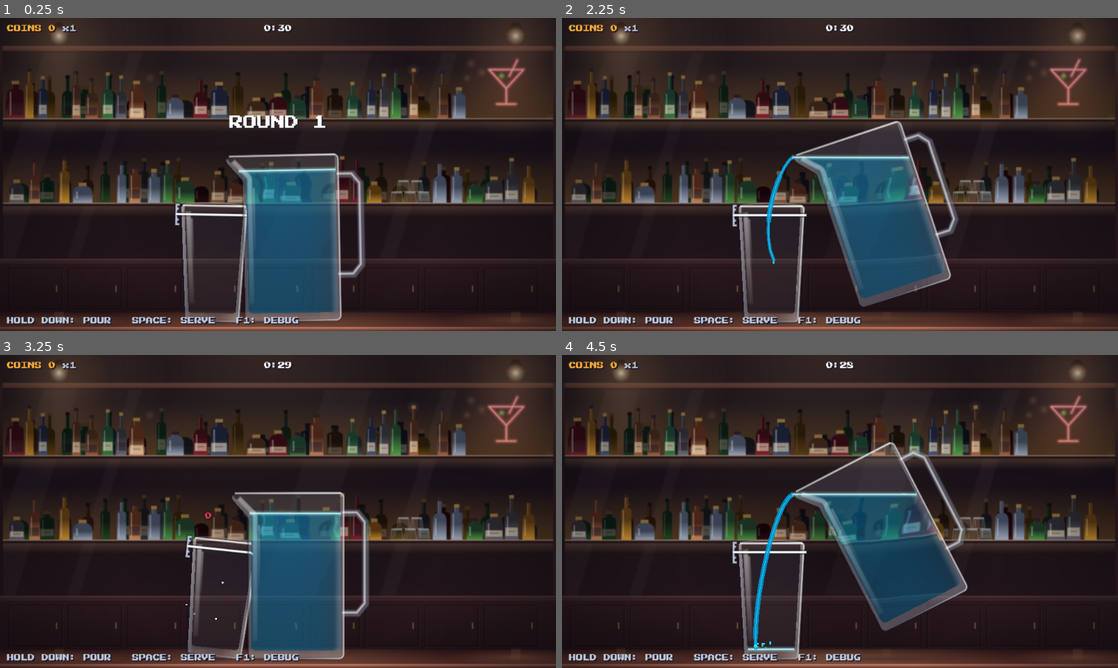
Above: before the commit, frames 1-4 (two rows, left to right).
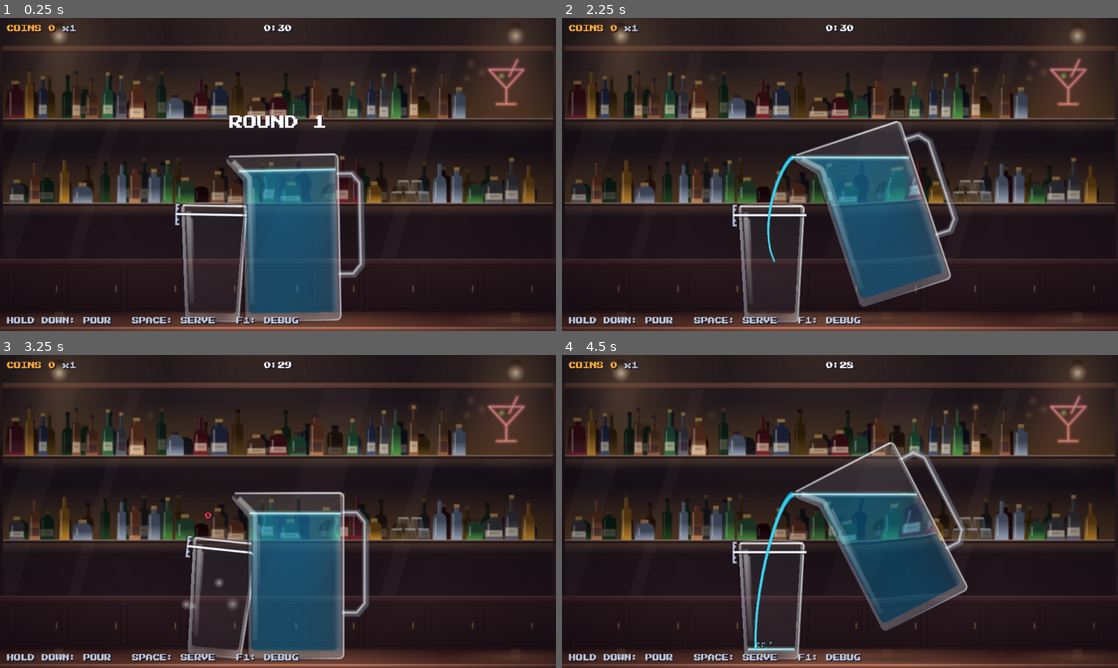
Above: after the commit, the same moments.

Repository: mihai-molnar/pour-game
Game: Godot game, scene res://main.tscn
Same seed, same stepped clock (60 frames per second), same inputs: the game is played once before the commit and once after it.
Inputs:
- Up to frame 1 (0.25 s): no input
- Up to frame 2 (2.25 s): tap Space at 0.77, 1.52 s; hold Down 1.28-2.03 s
- Up to frame 3 (3.25 s): tap Space at 3.02 s
- Up to frame 4 (4.5 s): hold Down from 3.53 s (still down); tap Space at 3.77 s

Frame 1 is identical in both runs. In frame 2, 0.3% of the frame differs, in the area x 36-42%, y 43-79%; in frame 3, 0.1%; in frame 4, 0.5%, in the area x 34-42%, y 43-95%.

Commit message:
feat: smooth stream and effects
Co-Authored-By: Claude Opus 5.5 <noreply@anthropic.com>

Diff:
--- a/effects.gd
+++ b/effects.gd
@@ -1,6 +1,6 @@
 class_name Effects
 extends Node2D
-## Short-lived pixel effects that outlive what caused them: the puff a
+## Short-lived soft effects that outlive what caused them: the puff a
 ## vanishing glass or pourer leaves, dust where an arrival lands on the
 ## counter, a popped cork and its spray. Visual only — it uses randf and never
 ## feeds back into gameplay. Main steps it from tick() so it keeps pace with
@@ -13,37 +13,42 @@
 const FADE := 0.15
 
 
+## PUFF: a soft cloud blob; DOT: a small round drop or speck; CORK: the flying cork.
+enum Kind { PUFF, DOT, CORK }
+
+
 class Bit:
 	var pos: Vector2
 	var vel: Vector2
 	var life: float
-	var size: Vector2
+	var size: float  # radius (px)
 	var color: Color
 	var gravity: float
+	var kind: Kind
 
 
 var _bits: Array[Bit] = []
 
 
-## A vanishing glass or pourer: 4-6 light pixels bursting out from `at`.
+## A vanishing glass or pourer: 4-6 soft light blobs bursting out from `at`.
 func puff(at: Vector2) -> void:
 	for i in randi_range(4, 6):
 		var dir := Vector2.from_angle(randf() * TAU)
-		_add(at + dir * 4.0, dir * randf_range(30.0, 60.0), randf_range(0.25, 0.4), Vector2.ONE, Palette.WHITE, 0.0)
+		_add(at + dir * 4.0, dir * randf_range(30.0, 60.0), randf_range(0.25, 0.4), randf_range(3.0, 5.0), Palette.WHITE, 0.0, Kind.PUFF)
 
 
-## Dust where an arrival lands on the counter: 3 sand pixels kicked sideways.
+## Dust where an arrival lands on the counter: 3 sand specks kicked sideways.
 func dust(at: Vector2) -> void:
 	for i in 3:
 		_add(at + Vector2(randf_range(-3.0, 3.0), -1.0), Vector2(randf_range(-40.0, 40.0), -randf_range(10.0, 30.0)),
-			0.3, Vector2.ONE, Palette.SAND, 200.0)
+			0.3, 0.5, Palette.SAND, 200.0, Kind.DOT)
 
 
 ## A popped cork flying off along `velocity`, plus a little spray of `spray` drops.
 func cork(at: Vector2, velocity: Vector2, spray: Color) -> void:
-	_add(at, velocity, 2.0, Vector2(4, 3), Palette.BROWN, GRAVITY)
+	_add(at, velocity, 2.0, 2.0, Palette.BROWN, GRAVITY, Kind.CORK)
 	for i in 4:
-		_add(at, velocity.rotated(randf_range(-0.6, 0.6)) * randf_range(0.3, 0.6), 0.4, Vector2.ONE, spray, GRAVITY)
+		_add(at, velocity.rotated(randf_range(-0.6, 0.6)) * randf_range(0.3, 0.6), 0.4, 0.5, spray, GRAVITY, Kind.DOT)
 
 
 func count() -> int:
@@ -62,7 +67,7 @@
 	queue_redraw()
 
 
-func _add(pos: Vector2, vel: Vector2, life: float, size: Vector2, color: Color, gravity: float) -> void:
+func _add(pos: Vector2, vel: Vector2, life: float, size: float, color: Color, gravity: float, kind: Kind) -> void:
 	var b := Bit.new()
 	b.pos = pos
 	b.vel = vel
@@ -70,6 +75,7 @@
 	b.size = size
 	b.color = color
 	b.gravity = gravity
+	b.kind = kind
 	_bits.append(b)
 	if _bits.size() > MAX_BITS:
 		_bits.pop_front()
@@ -79,4 +85,13 @@
 	for b in _bits:
 		var c := b.color
 		c.a *= clampf(b.life / FADE, 0.0, 1.0)
-		draw_rect(Rect2(b.pos.floor(), b.size), c)
+		match b.kind:
+			Kind.PUFF:
+				VesselArt.draw_soft_ellipse(self, b.pos, Vector2.ONE * b.size, Color(c, c.a * 0.7))
+			Kind.DOT:
+				draw_circle(b.pos, b.size, c)
+			Kind.CORK:  # a little capsule tumbling as it flies
+				draw_set_transform(b.pos, b.life * 9.0)
+				draw_colored_polygon(VesselArt.rounded(PackedVector2Array([Vector2(-2, -1.5), Vector2(2, -1.5), Vector2(2, 1.5), Vector2(-2, 1.5)]), 0.8), c)
+				draw_line(Vector2(-2, -1.2), Vector2(-2, 1.2), Color(Palette.TAN, c.a), 0.6, true)
+				draw_set_transform(Vector2.ZERO)
--- a/stream.gd
+++ b/stream.gd
@@ -3,8 +3,8 @@
 ## Liquid in flight between the spout and wherever it lands. Each physics tick
 ## of pouring emits one parcel carrying that tick's volume; parcels fly
 ## ballistically, so liquid already poured keeps arriving after the pitcher
-## stops. Consecutive parcels are drawn joined as a continuous stream; at low
-## flow the stream breaks into separate drops.
+## stops. Consecutive parcels are drawn joined as one smooth ribbon that thins
+## as it falls and speeds up; at low flow the stream breaks into separate drops.
 
 @export var gravity := 1400.0
 ## Below this flow (px²/s) the stream breaks into drops.
@@ -18,7 +18,8 @@
 	var vel: Vector2
 	var vol: float
 	var tick: int
-	var width: int
+	var width: float  # drawn width at the spout (px); 0 for a lone drop
+	var speed0: float  # speed when it left the spout
 	var state := 0  # 0 = above the rim, 1 = inside the glass, 2 = missed it
 
 var spilled := 0.0
@@ -51,7 +52,9 @@
 			return
 		vol = _pending
 		_pending = 0.0
-	_spawn(origin, velocity, vol, clampi(int(1.0 + sqrt(flow) / 14.0), 1, 4))
+		_spawn(origin, velocity, vol, 0.0)
+		return
+	_spawn(origin, velocity, vol, clampf(1.0 + sqrt(flow) / 14.0, 1.0, 4.0) * 1.2)
 
 
 func set_drink(d: DrinkDef) -> void:
@@ -59,13 +62,14 @@
 	liquid_highlight = d.liquid_highlight
 
 
-func _spawn(origin: Vector2, velocity: Vector2, vol: float, width: int) -> void:
+func _spawn(origin: Vector2, velocity: Vector2, vol: float, width: float) -> void:
 	var p := Parcel.new()
 	p.pos = origin
 	p.vel = velocity
 	p.vol = vol
 	p.tick = _tick
 	p.width = width
+	p.speed0 = maxf(velocity.length(), 1.0)
 	_parcels.append(p)
 
 
@@ -93,7 +97,7 @@
 func step(dt: float, glass: Glass) -> void:
 	# The pour stopped with a partial drop still hanging on the lip: let it go.
 	if not _emitted and _pending > 0.0:
-		_spawn(_last_origin, _last_vel, _pending, 1)
+		_spawn(_last_origin, _last_vel, _pending, 0.0)
 		_pending = 0.0
 	if not _emitted:
 		_streaming = false
@@ -149,30 +153,73 @@
 		_droplet_floor.append(at.y)
 
 
+## The closed outline of a stream through `points` with the given widths:
+## the left edge forward, then the right edge back, each offset along the
+## point's normal (from its neighbours' direction).
+static func ribbon(points: PackedVector2Array, widths: PackedFloat32Array) -> PackedVector2Array:
+	var n := points.size()
+	var left := PackedVector2Array()
+	var right := PackedVector2Array()
+	for i in n:
+		var dir := (points[mini(i + 1, n - 1)] - points[maxi(i - 1, 0)]).normalized()
+		var normal := Vector2(-dir.y, dir.x) * widths[i] * 0.5
+		left.append(points[i] + normal)
+		right.append(points[i] - normal)
+	right.reverse()
+	return left + right
+
+
 func _draw() -> void:
-	var body := Color(liquid_color, 0.9)
-	var core := Color(liquid_highlight, 0.9)
-	var prev: Parcel = null
+	var body := Color(liquid_color.lerp(liquid_highlight, 0.35), 0.85)
+	var core := Color(liquid_highlight.lerp(Palette.WHITE, 0.25), 0.7)
+	# Runs of parcels emitted on consecutive ticks are one continuous stream.
+	var run: Array[Parcel] = []
 	for p in _parcels:
-		if prev != null and p.tick == prev.tick + 1:
-			_segment(prev.pos, p.pos, p.width, body, core)
-		elif p.width == 1 and (prev == null or p.tick != prev.tick + 1):
-			draw_rect(Rect2(p.pos.floor(), Vector2(1, 2)), core)
-		prev = p
-	if not _parcels.is_empty():
-		var oldest := _parcels[0]
-		if oldest.tick == _landing_parcel_tick + 1 and _tick - _landing_tick <= 2:
-			_segment(oldest.pos, _landing, oldest.width, body, core)
-		var newest := _parcels[-1]
-		if _streaming and newest.tick == _tick - 1:
-			_segment(_last_origin, newest.pos, newest.width, body, core)
+		if not run.is_empty() and p.tick != run[-1].tick + 1:
+			_draw_run(run, body, core)
+			run = []
+		run.append(p)
+	if not run.is_empty():
+		_draw_run(run, body, core)
 	for d in _droplets:
-		draw_rect(Rect2(floorf(d.x), floorf(d.y), 1, 1), core)
-
-
-func _segment(a: Vector2, b: Vector2, width: int, body: Color, core: Color) -> void:
-	if width <= 1:
-		draw_line(a, b, core)
-	else:
-		draw_line(a, b, body, float(width))
-		draw_line(a, b, core)
+		draw_circle(Vector2(d.x, d.y), 0.5, core)
+
+
+## One continuous run (oldest first): from where it lands, if it is landing
+## now, up to the spout, if it is still pouring.
+func _draw_run(run: Array[Parcel], body: Color, core: Color) -> void:
+	if run.size() == 1 and run[0].width <= 0.0:
+		draw_circle(run[0].pos, 0.65, core)
+		return
+	var pts := PackedVector2Array()
+	var widths := PackedFloat32Array()
+	var oldest := run[0]
+	if oldest.tick == _landing_parcel_tick + 1 and _tick - _landing_tick <= 2:
+		pts.append(_landing)
+		widths.append(_drawn_width(oldest))
+	for p in run:
+		pts.append(p.pos)
+		widths.append(_drawn_width(p))
+	var newest := run[-1]
+	if _streaming and newest.tick == _tick - 1:
+		pts.append(_last_origin)
+		widths.append(maxf(newest.width, 0.6))
+	if pts.size() < 2:
+		draw_circle(pts[0], maxf(widths[0] * 0.45, 0.55), core)
+		return
+	var outline := ribbon(pts, widths)
+	if not Geometry2D.triangulate_polygon(outline).is_empty():
+		draw_colored_polygon(outline, body)
+	else:  # a sharp kink folded the outline: draw it piece by piece
+		for i in pts.size() - 1:
+			var piece := ribbon(pts.slice(i, i + 2), widths.slice(i, i + 2))
+			draw_colored_polygon(piece, body)
+	var mean := 0.0
+	for w in widths:
+		mean += w
+	draw_polyline(pts, core, maxf(mean / widths.size() * 0.25, 0.25), true)
+
+
+## A parcel's width as it falls: the same flow moving faster is thinner.
+func _drawn_width(p: Parcel) -> float:
+	return maxf(maxf(p.width, 0.6) * sqrt(p.speed0 / maxf(p.vel.length(), p.speed0)), 0.5)
--- /dev/null
+++ b/tools/checks/check_stream.gd
@@ -0,0 +1,16 @@
+extends CheckBase
+## Checks the stream's ribbon outline: two points per stream point, the given
+## width at each end, and a shape Godot can triangulate. Run:
+##   "$GODOT" --headless --path . --quit-after 900 --script res://tools/run_check.gd -- --check=stream
+
+
+func run() -> void:
+	var pts := PackedVector2Array([Vector2(0, 0), Vector2(-2, 10), Vector2(-3, 30)])
+	var r := Stream.ribbon(pts, PackedFloat32Array([3.0, 2.0, 1.0]))
+	eq(r.size(), 6, "two points per stream point")
+	near(r[0].distance_to(r[5]), 3.0, "full width at the spout", 0.01)
+	near(r[2].distance_to(r[3]), 1.0, "tapers to the last width", 0.01)
+	near(r[1].distance_to(r[4]), 2.0, "the middle width in between", 0.01)
+	expect(not Geometry2D.triangulate_polygon(r).is_empty(), "the ribbon triangulates")
+	var straight := Stream.ribbon(PackedVector2Array([Vector2(5, 0), Vector2(5, 8)]), PackedFloat32Array([2.0, 2.0]))
+	expect(straight[0].is_equal_approx(Vector2(6, 0)) or straight[0].is_equal_approx(Vector2(4, 0)), "a vertical stream's edges sit width/2 to the sides (%s)" % straight[0])
